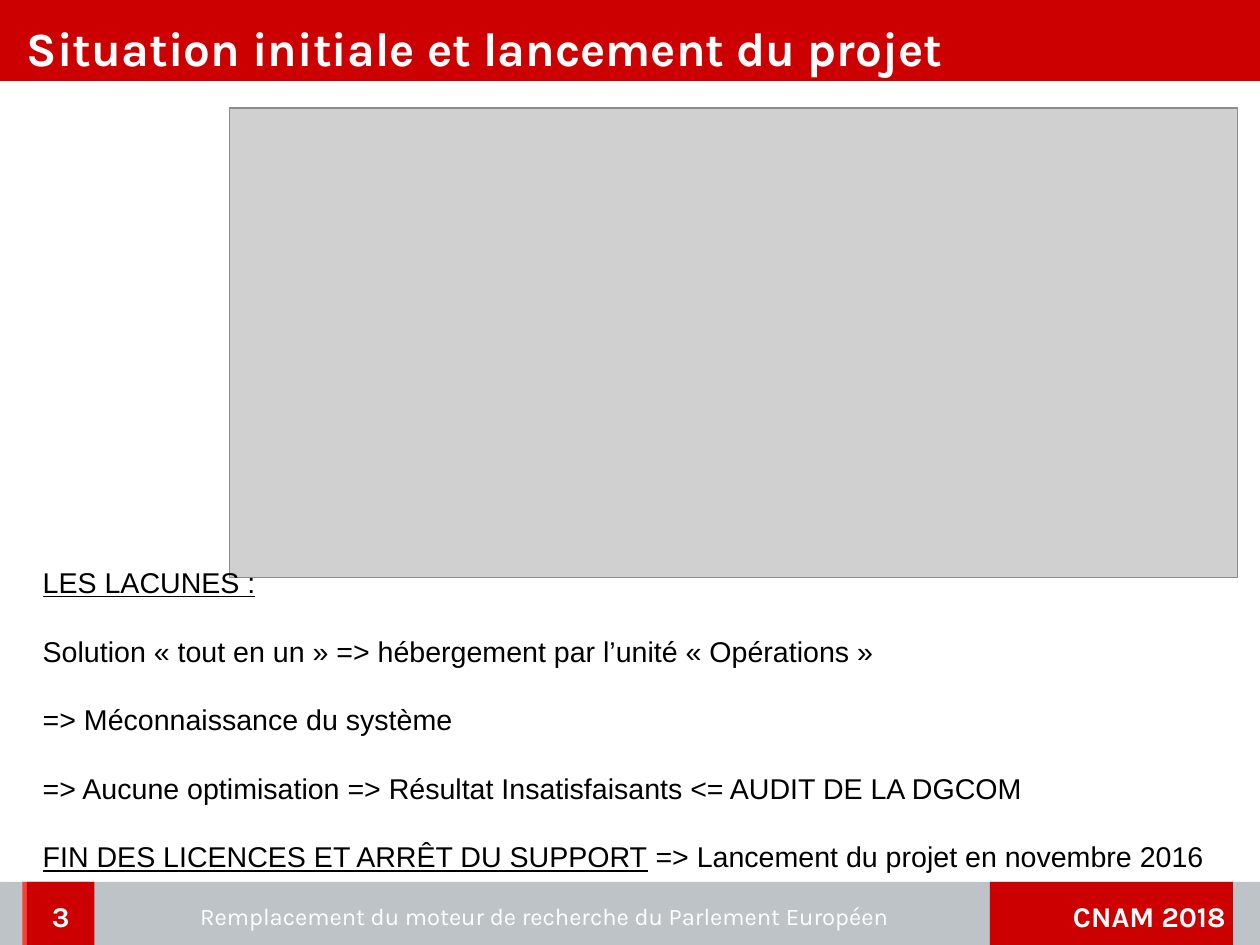
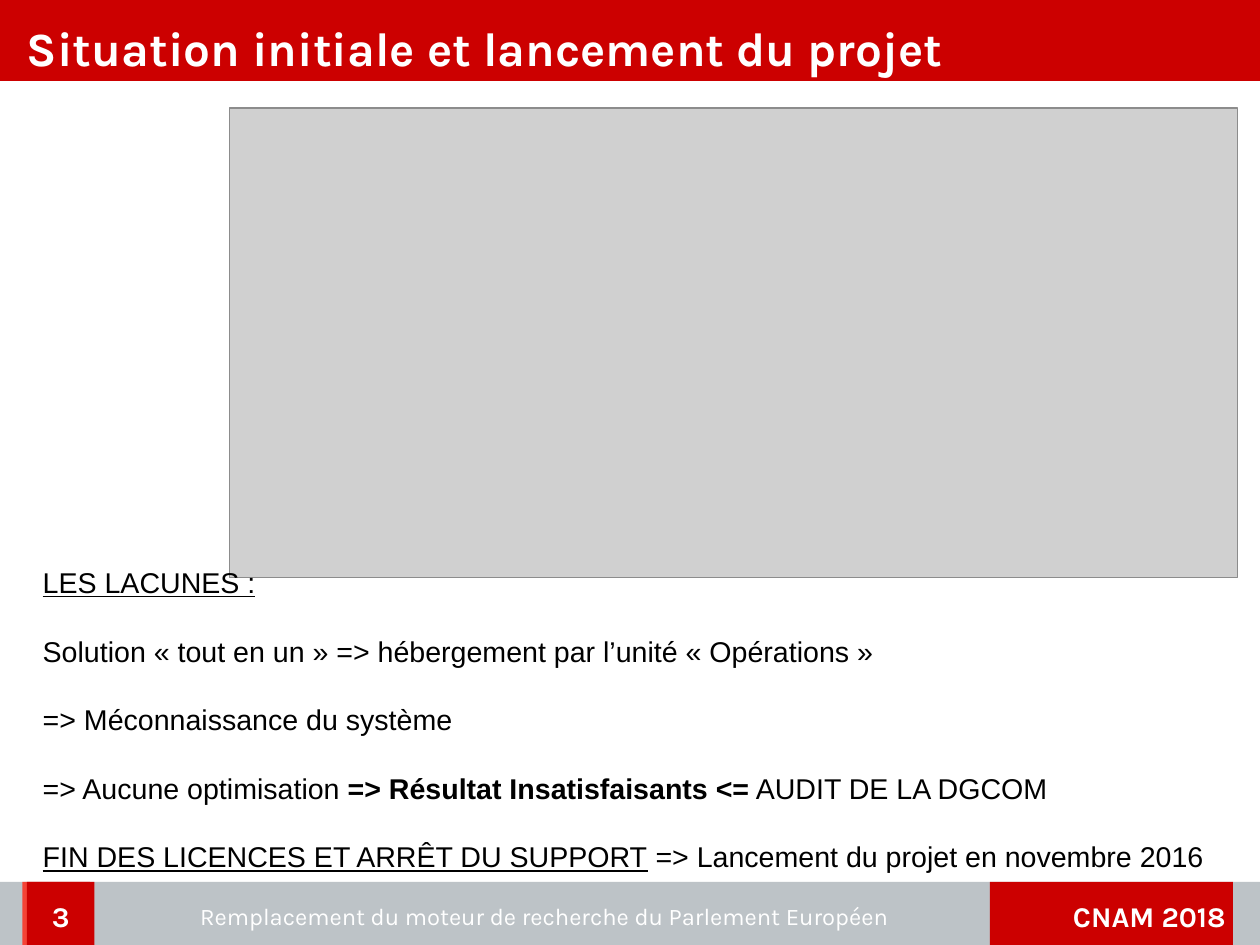
Before and after one commit to charleshuber/4tfront, a slide deck: slide 3 of memoire/presentation/memoire_presentation.odp. Drawn at 1260x945 pixels with LibreOffice and Linux fonts; fonts in the diff are those of the drawing; grey boxes stand for pictures; background and template pictures are left out. Boxes give left, top, right and bottom in pixels: in the first picture for what was removed or moved away, otherwise in the second. Text is boxed around its words. In the diff, an @@ line names an element or a change of style, - is before the commit and + after.

```diff
--- a/memoire/presentation/memoire_presentation.odp
+++ b/memoire/presentation/memoire_presentation.odp
@@ text at <box>82,778,1047,804</box>: bold on in "=> Résultat Insatisfaisants <=" @@
```
Also in this commit, not shown: 5 other slides changed, 1 slide removed, 1 other file.
